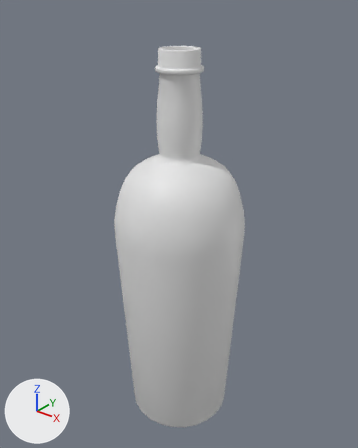
One commit to the FBX model Assets/Meshes/Bottles/SM_Rum_Bottle.fbx: the scene before it, then after it.
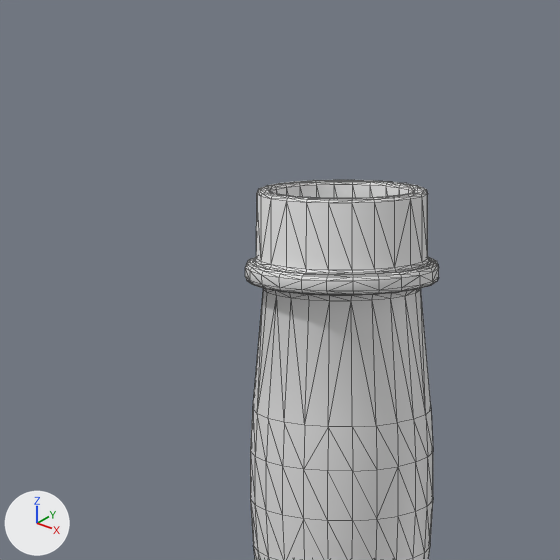
Old and new are each drawn whole from a 50 mm camera at (4.81, -6.03, 7.59) aimed at (-0.09, 0.09, 3.8) and again close up on the part from 26% to 66% of the width and 0% to 32% of the height. Arrows for +X, +Y and +Z are at lower left; the lights stay in place. The close-ups show mesh edges as thin lines. Where no turn or scale is listed for an object, it has been applied to the vertices.

In view in the first close-up: 'Rum_Bottle_low'.
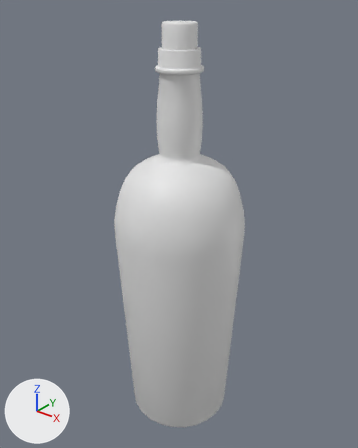
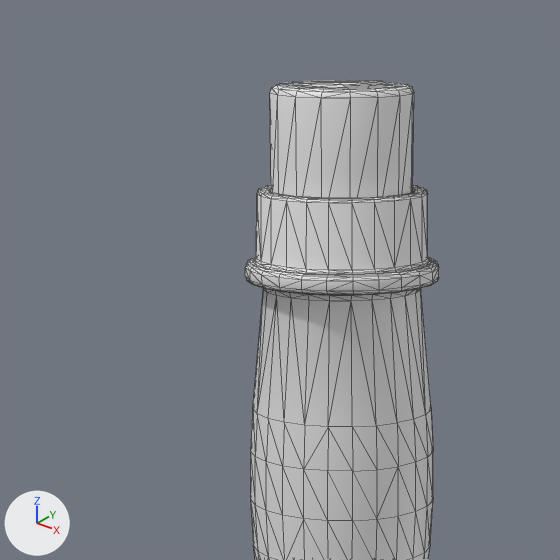
The change, as JSON lines over the scene's bpy script:
```json
{"op": "add", "block": "me_cylindre_011", "code": ["me_cylindre_011 = bpy.data.meshes.new('Cylindre.011')", "me_cylindre_011.from_pydata(...)  # 89 vertices, 160 faces; spans x -0.265..0.265, y -0.265..0.265, z 0.0..0.474", "me_cylindre_011.materials.append(mat_m_botle)  # its picture is missing"]}
{"op": "add", "block": "ob_rum_cork_low", "code": ["ob_rum_cork_low = bpy.data.objects.new('Rum_Cork_low', me_cylindre_011)", "ob_rum_cork_low.location = (0.0, 0.0, 6.619)"]}
```

Pixel boxes (x1, y1, x2, y2) of what changed, in the close-ups (560 x 560 px):
```json
{"object": "Rum_Cork_low", "change": "added", "after": [270, 81, 414, 198]}
```
